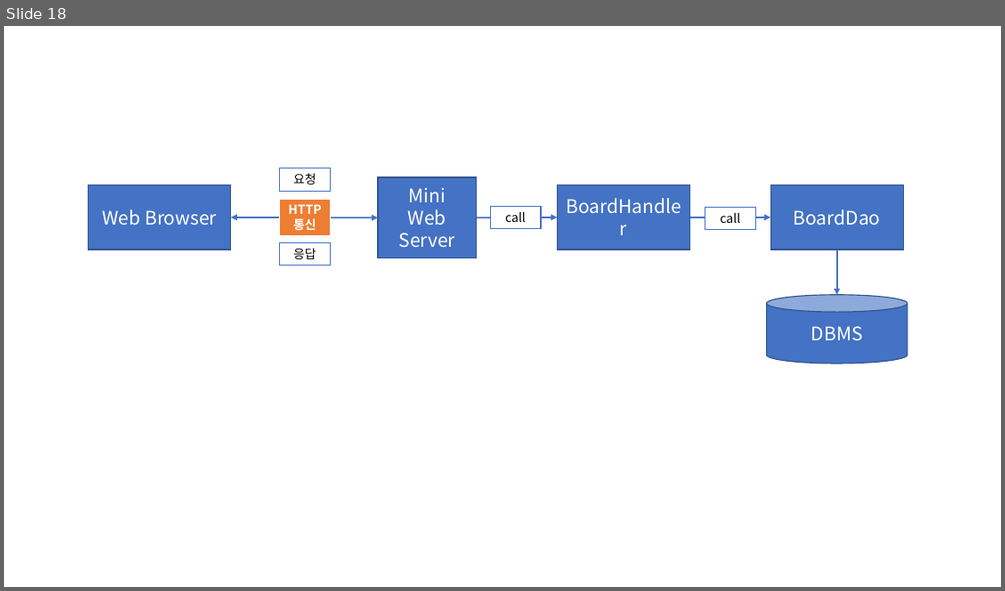
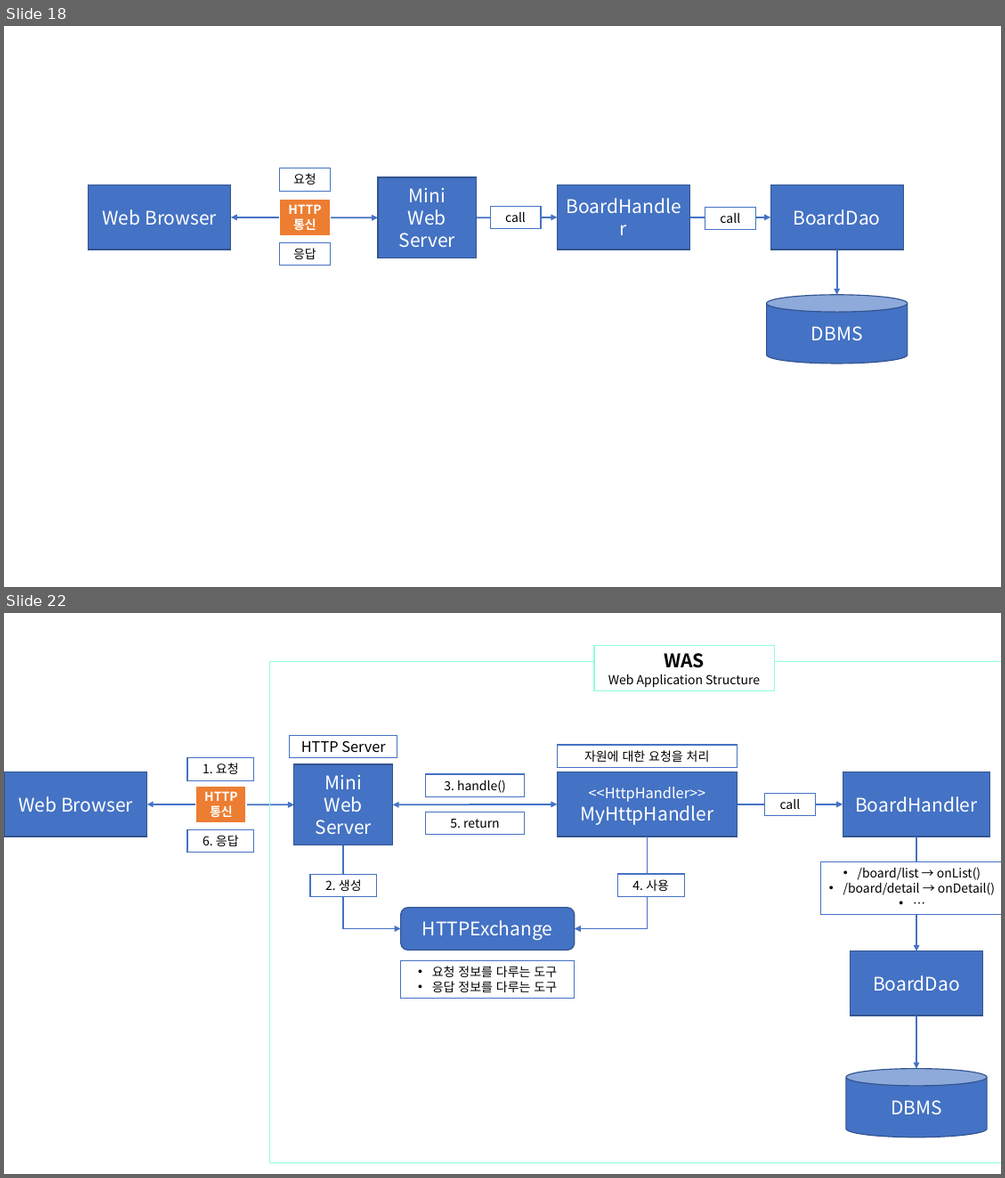
Before and after one commit to Dingadung/2022-study-workspace, a slide deck: study-note/자바/2022-09-15 내용정리.pptx. Shown one above the other, each under a label of ours: slide 18 before the commit, slides 18 and 22 after it; the slides between them are not shown. The pictures are 1005x591 and 1005x1178 pixels, drawn with LibreOffice and Linux fonts; fonts in the diff are those of the drawing. Boxes give left, top, right and bottom in pixels: in the first picture for what was removed or moved away, otherwise in the second. Text is boxed around its words. In the diff, an @@ line names an element or a change of style, - is before the commit and + after.

```diff
--- a/study-note/자바/2022-09-15 내용정리.pptx
+++ b/study-note/자바/2022-09-15 내용정리.pptx
@@ slide 22 added at <box>4,613,1001,1174</box>, background #FFFFFF @@
@@ rectangle added at <box>269,662,1001,1163</box>, outline #8FFFDF 1 pt @@
@@ rectangle added at <box>594,646,774,691</box>, fill #FFFFFF, outline #8FFFDF 1 pt, 12 pt, text #000000 @@
+WAS
+Web Application Structure
@@ rectangle added at <box>290,735,397,757</box>, fill #FFFFFF, outline #4472C4 1 pt, 14 pt, text #000000 @@
+HTTP Server
@@ rectangle added at <box>557,745,736,767</box>, fill #FFFFFF, outline #4472C4 1 pt, 12 pt, text #000000 @@
+자원에 대한 요청을 처리
@@ rectangle added at <box>5,772,147,836</box>, fill #4472C4, outline #325491 1 pt, 18 pt, text #FFFFFF @@
+Web Browser
@@ rectangle added at <box>187,758,254,780</box>, fill #FFFFFF, outline #4472C4 1 pt, 12 pt, text #000000 @@
+1. 요청
@@ rectangle added at <box>294,764,393,844</box>, fill #4472C4, outline #325491 1 pt, 18 pt, text #FFFFFF @@
+Mini
+Web
+Server
@@ rectangle added at <box>558,772,737,836</box>, fill #4472C4, outline #325491 1 pt, 14 pt, text #FFFFFF @@
+<<HttpHandler>>
+MyHttpHandler
@@ rectangle added at <box>843,772,990,836</box>, fill #4472C4, outline #325491 1 pt, 18 pt, text #FFFFFF @@
+BoardHandler
@@ rectangle added at <box>195,786,246,823</box>, fill #ED7D31, outline #FFFFFF 1.5 pt, 12 pt, text #FFFFFF, bold @@
+HTTP
+통신
@@ rectangle added at <box>426,774,525,796</box>, fill #FFFFFF, outline #4472C4 1 pt, 12 pt, text #000000 @@
+3. handle()
@@ rectangle added at <box>764,793,816,816</box>, fill #FFFFFF, outline #4472C4 1 pt, 12 pt, text #000000 @@
+call
@@ double arrow added from (146, 804) to (294, 804), #4472C4 1.5 pt @@
@@ double arrow added from (393, 804) to (558, 804), #4472C4 1.5 pt @@
@@ rectangle added at <box>426,811,525,835</box>, fill #FFFFFF, outline #4472C4 1 pt, 12 pt, text #000000 @@
+5. return
@@ arrow added from (737, 804) to (843, 804), #4472C4 1.5 pt @@
@@ rectangle added at <box>187,830,254,852</box>, fill #FFFFFF, outline #4472C4 1 pt, 12 pt, text #000000 @@
+6. 응답
@@ elbow arrow added from (343, 844) to (401, 929), #4472C4 1.5 pt @@
@@ elbow arrow added from (647, 836) to (574, 929), #4472C4 1.5 pt @@
@@ arrow added from (916, 836) to (916, 951), #4472C4 1.5 pt @@
@@ rectangle added at <box>310,874,377,896</box>, fill #FFFFFF, outline #4472C4 1 pt, 12 pt, text #000000 @@
+2. 생성
@@ rectangle added at <box>618,874,685,896</box>, fill #FFFFFF, outline #4472C4 1 pt, 12 pt, text #000000 @@
+4. 사용
@@ rectangle added at <box>821,862,1001,915</box>, fill #FFFFFF, outline #4472C4 1 pt, 12 pt, text #000000 @@
+• /board/list → onList()
+• /board/detail → onDetail()
+• …
@@ rounded rectangle added at <box>401,908,574,950</box>, fill #4472C4, outline #325491 1 pt, 18 pt, text #FFFFFF @@
+HTTPExchange
@@ rectangle added at <box>850,951,983,1015</box>, fill #4472C4, outline #325491 1 pt, 18 pt, text #FFFFFF @@
+BoardDao
@@ rectangle added at <box>401,961,574,998</box>, fill #FFFFFF, outline #4472C4 1 pt, 12 pt, text #000000 @@
+• 요청 정보를 다루는 도구
+• 응답 정보를 다루는 도구
@@ arrow added from (916, 1015) to (916, 1069), #4472C4 1.5 pt @@
@@ cylinder added at <box>846,1069,987,1137</box>, fill #4472C4, outline #325491 1 pt, 18 pt, text #FFFFFF @@
+DBMS
```
Also in this commit, not shown: 1 slide changed, 4 other slides added, 3 slides removed, 1 other file.
